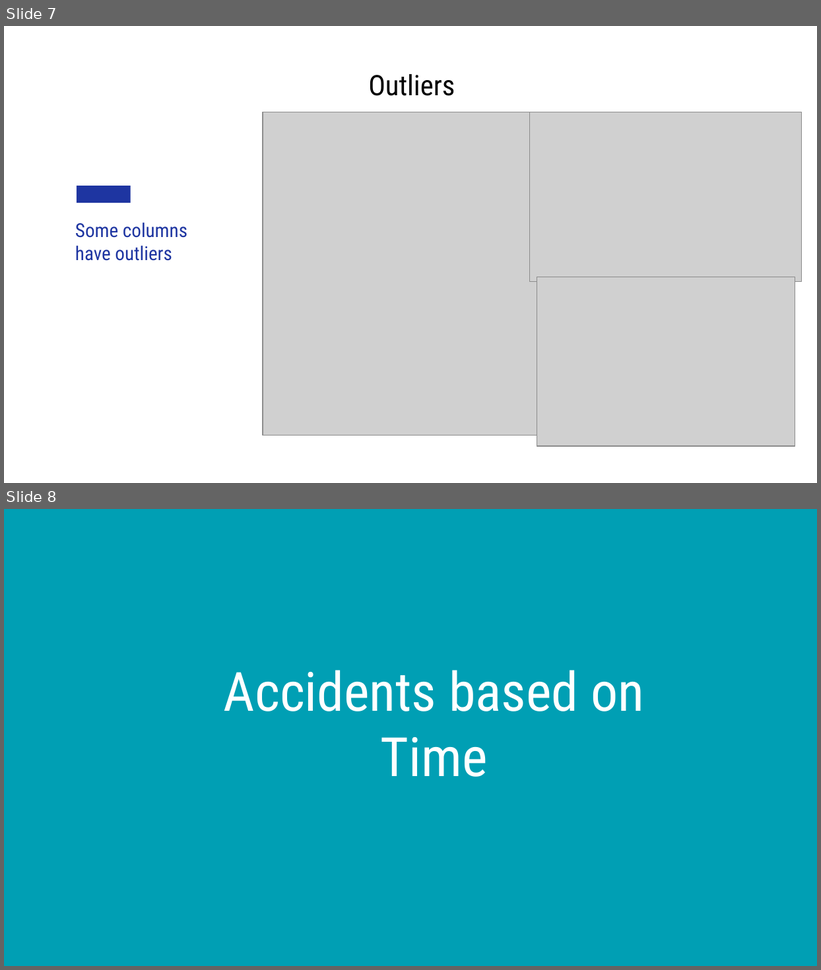
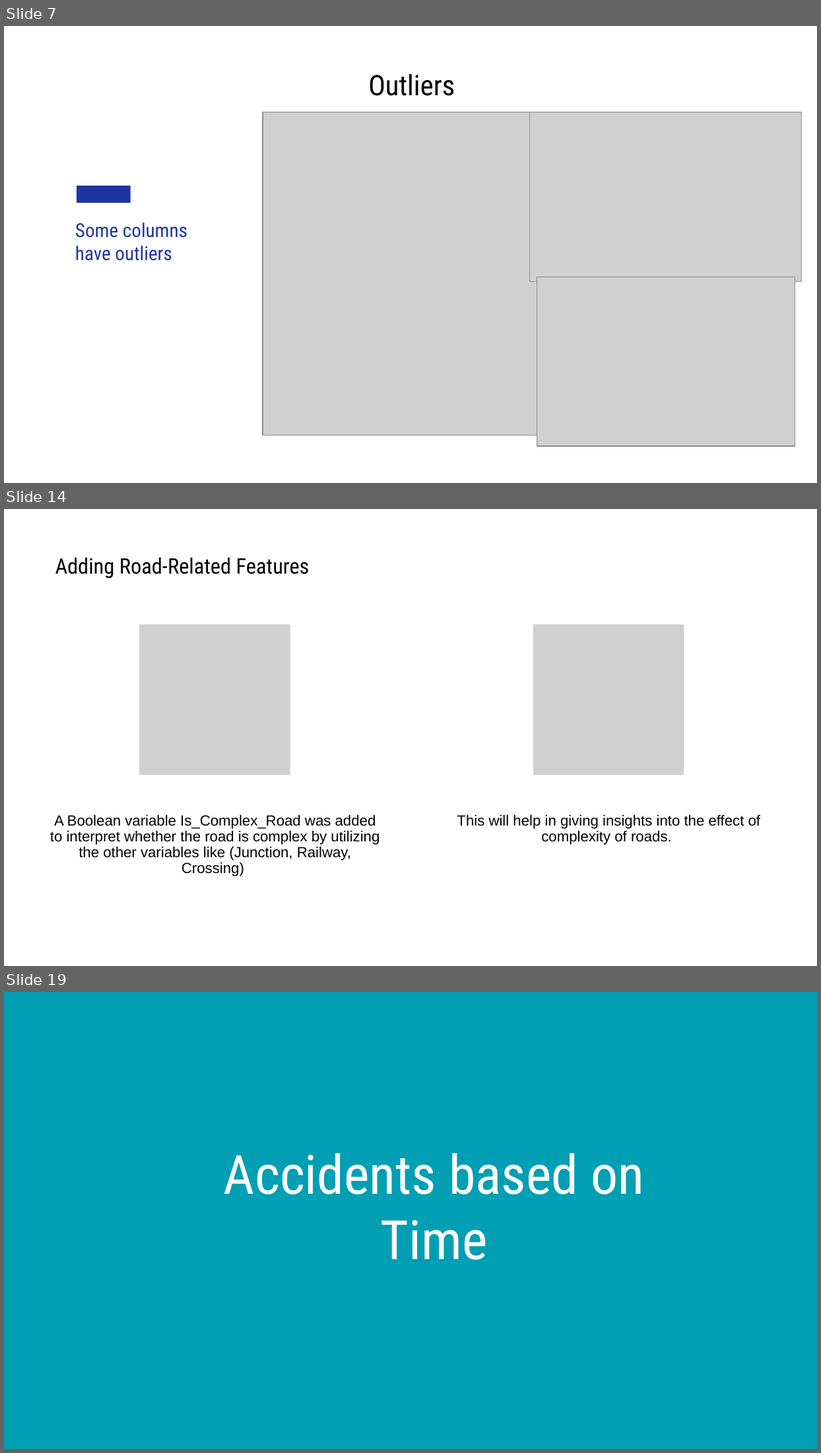
Before and after one commit to Person-Ad/US-Accidents-Big-Data-Analytics-Spark, a slide deck: docs/Team 10 Presentation.pptx. Shown one above the other, each under a label of ours: slides 7 and 8 before the commit, slides 7, 14 and 19 after it; the slides between them are not shown. The pictures are 821x970 and 821x1453 pixels, drawn with LibreOffice and Linux fonts; fonts in the diff are those of the drawing; grey boxes stand for pictures. Boxes give left, top, right and bottom in pixels: in the first picture for what was removed or moved away, otherwise in the second. Text is boxed around its words. In the diff, an @@ line names an element or a change of style, - is before the commit and + after.

```diff
--- a/docs/Team 10 Presentation.pptx
+++ b/docs/Team 10 Presentation.pptx
@@ slide 14 added at [4, 509, 817, 966], background #FFFFFF @@
@@ title added at [55, 557, 310, 578], 19 pt, text #000000 @@
+Adding Road-Related Features
@@ group added at [50, 625, 761, 877]: 2 pictures, 2 texts @@
+A Boolean variable Is_Complex_Road was added to interpret whether the road is complex by utilizing the other variables like (Junction, Railway, Crossing)
+This will help in giving insights into the effect of complexity of roads.
@@ what was slide 8 is now slide 19 @@
```
Also in this commit, not shown: 18 other slides added, 1 slide removed, 2 other files.
